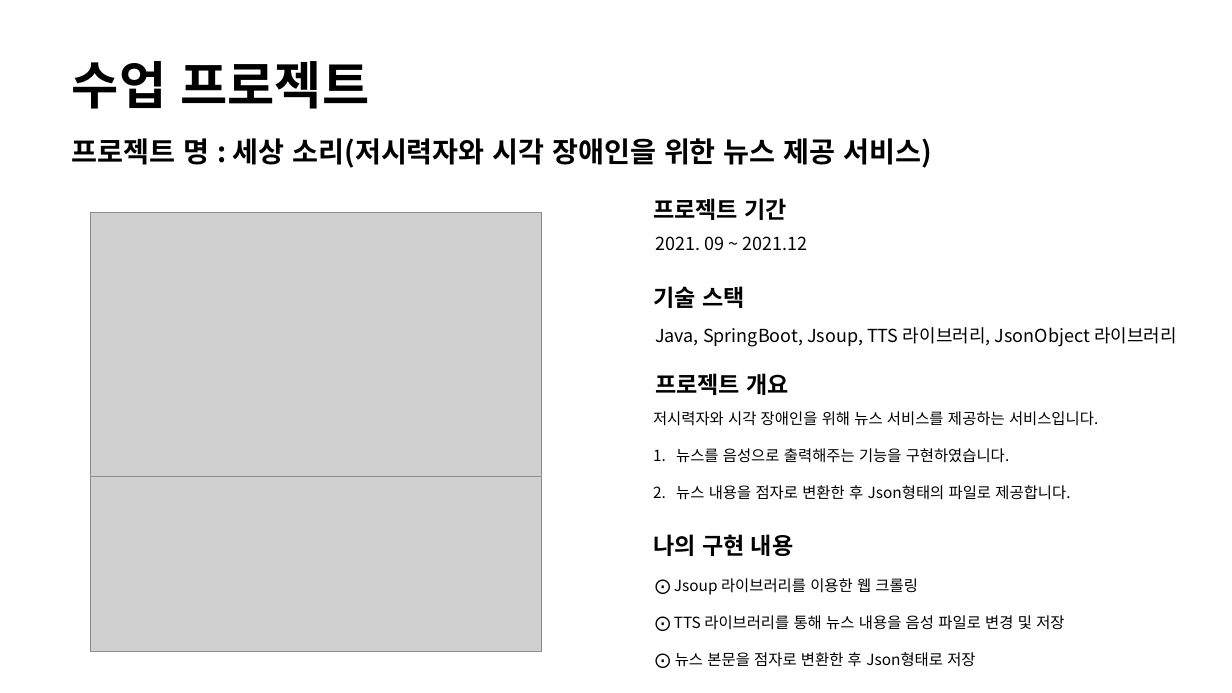
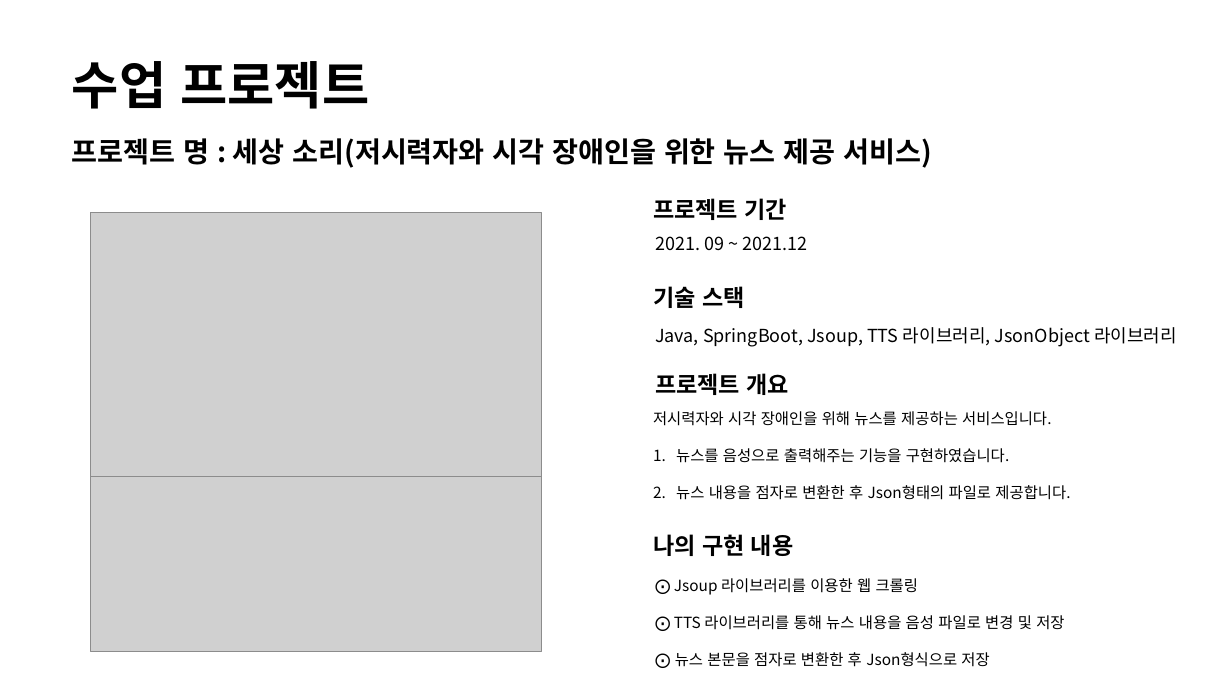
Before and after one commit to ohjinhokor/PortFolio, a slide deck: slide 6 of 오진호 포토폴리오.pptx. Drawn at 1232x693 pixels with LibreOffice and Linux fonts; fonts in the diff are those of the drawing; grey boxes stand for pictures; background and template pictures are left out. Boxes give left, top, right and bottom in pixels: in the first picture for what was removed or moved away, otherwise in the second. Text is boxed around its words. In the diff, an @@ line names an element or a change of style, - is before the commit and + after.

```diff
--- a/오진호 포토폴리오.pptx
+++ b/오진호 포토폴리오.pptx
@@ text at [653, 411, 1051, 426]: text changed @@
-저시력자와 시각 장애인을 위해 뉴스 서비스를 제공하는 서비스입니다.
+저시력자와 시각 장애인을 위해 뉴스를 제공하는 서비스입니다.
@@ text at [675, 652, 989, 667]: text changed @@
-⨀ 뉴스 본문을 점자로 변환한 후 Json형태로 저장
+⨀ 뉴스 본문을 점자로 변환한 후 Json형식으로 저장
```
Also in this commit, not shown: 5 other slides changed, 1 slide added, 1 other file.
